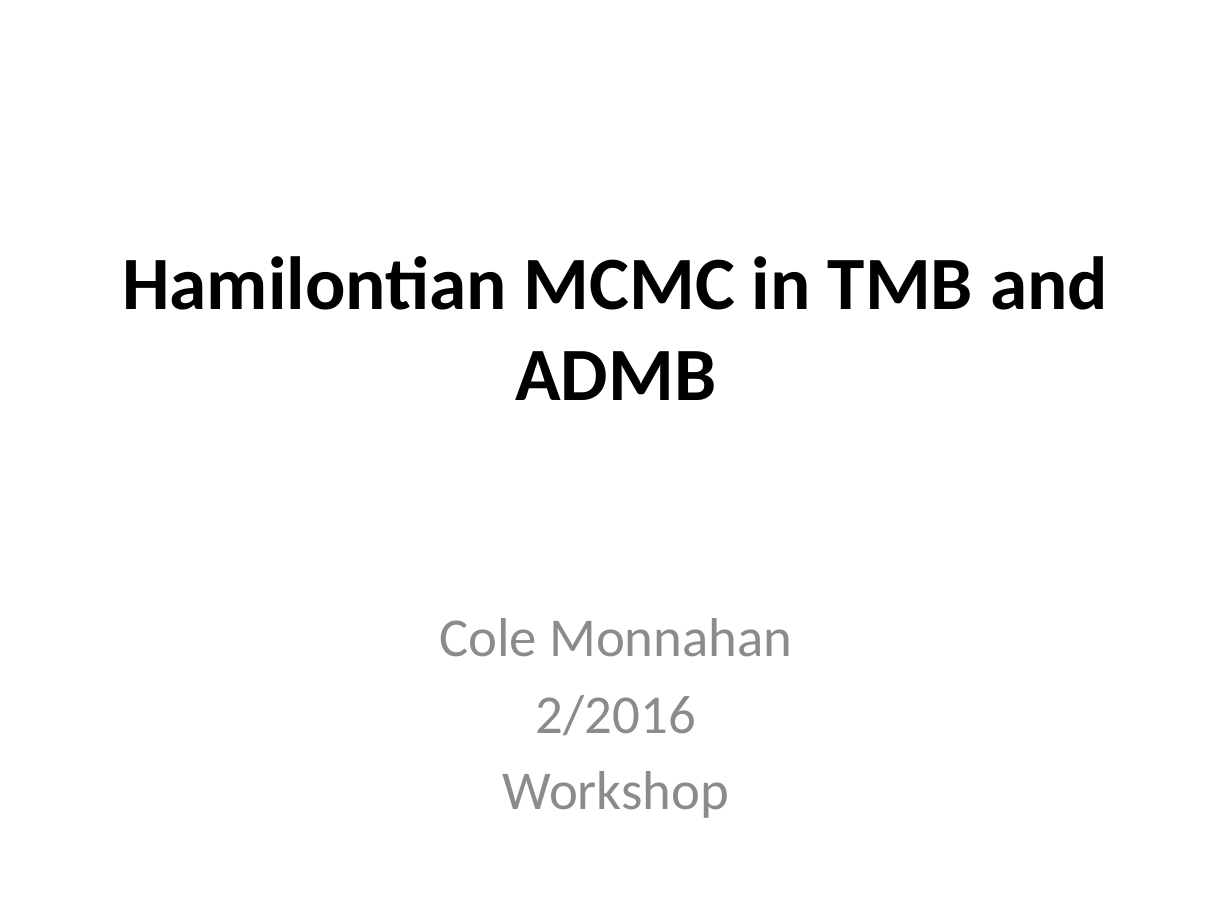
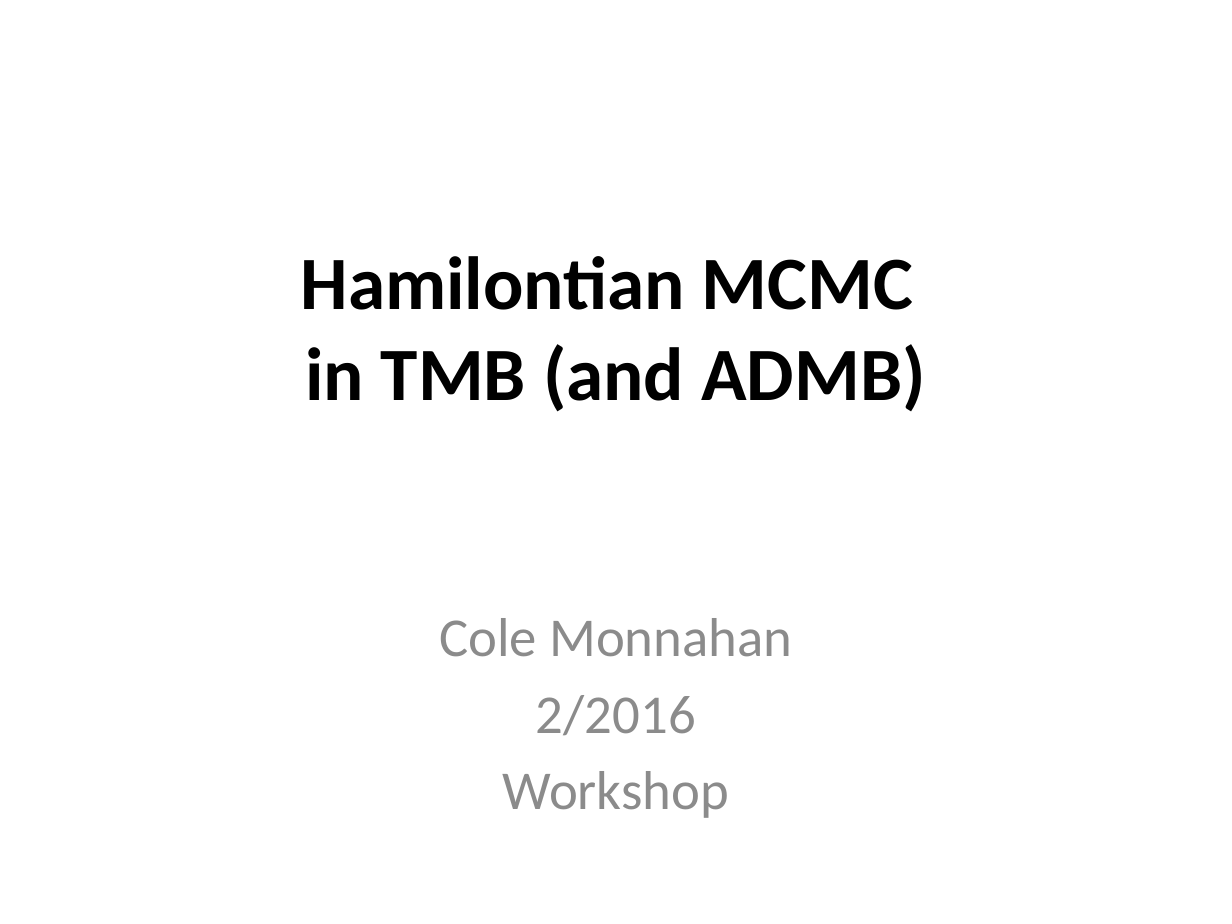
Before and after one commit to TMB-ADMB-Workshops/Feb2016, a slide deck: slide 1 of examples/mcmc/MCMC_in_TMB.pptx. Drawn at 1232x924 pixels with LibreOffice and Linux fonts; fonts in the diff are those of the drawing. Boxes give left, top, right and bottom in pixels: in the first picture for what was removed or moved away, otherwise in the second. Text is boxed around its words. In the diff, an @@ line names an element or a change of style, - is before the commit and + after.

Commit message:
Update MCMC slides

```diff
--- a/examples/mcmc/MCMC_in_TMB.pptx
+++ b/examples/mcmc/MCMC_in_TMB.pptx
@@ title at (301,256,925,412): text changed @@
-Hamilontian MCMC in TMB and ADMB
+Hamilontian MCMC
+in TMB (and ADMB)
```
Also in this commit, not shown: 6 other slides changed, 3 slides added.
